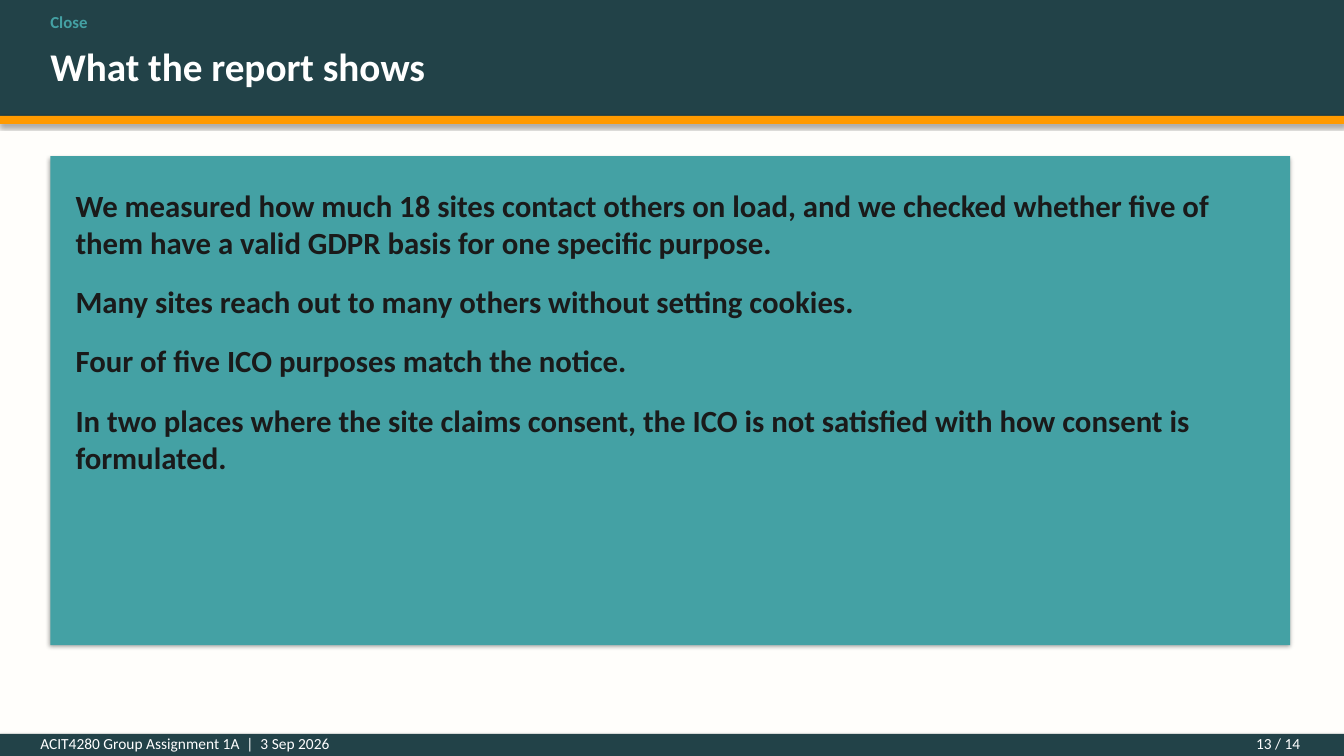
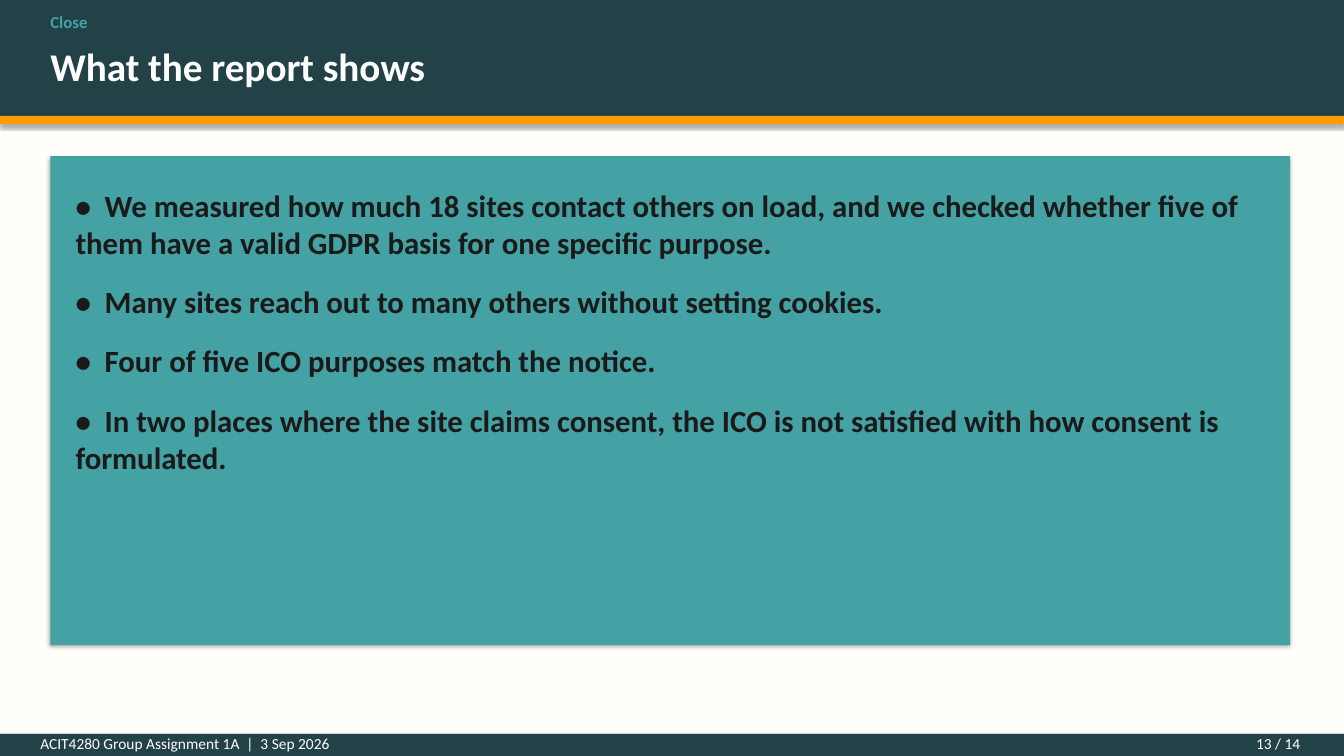
Before and after one commit to kasa031/Bacheloroppgave, a slide deck: slide 13 of ACIT4280_1A_presentation.pptx. Drawn at 1344x756 pixels with LibreOffice and Linux fonts; fonts in the diff are those of the drawing. Boxes give left, top, right and bottom in pixels: in the first picture for what was removed or moved away, otherwise in the second. Text is boxed around its words. In the diff, an @@ line names an element or a change of style, - is before the commit and + after.

```diff
--- a/ACIT4280_1A_presentation.pptx
+++ b/ACIT4280_1A_presentation.pptx
@@ text at (x1=76, y1=195, x2=1238, y2=469): text changed @@
-We measured how much 18 sites contact others on load, and we checked whether five of them have a valid GDPR basis for one specific purpose.
-Many sites reach out to many others without setting cookies.
-Four of five ICO purposes match the notice.
-In two places where the site claims consent, the ICO is not satisfied with how consent is formulated.
+• We measured how much 18 sites contact others on load, and we checked whether five of them have a valid GDPR basis for one specific purpose.
+• Many sites reach out to many others without setting cookies.
+• Four of five ICO purposes match the notice.
+• In two places where the site claims consent, the ICO is not satisfied with how consent is formulated.
```
Also in this commit, not shown: 4 other files.
